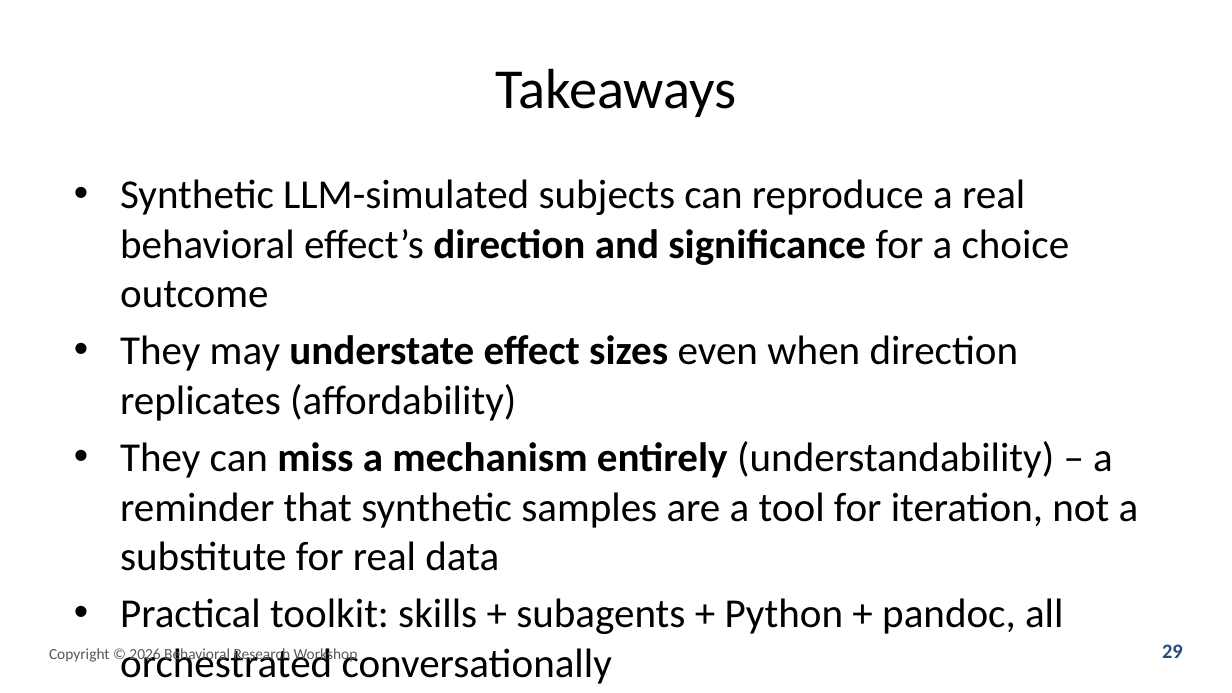
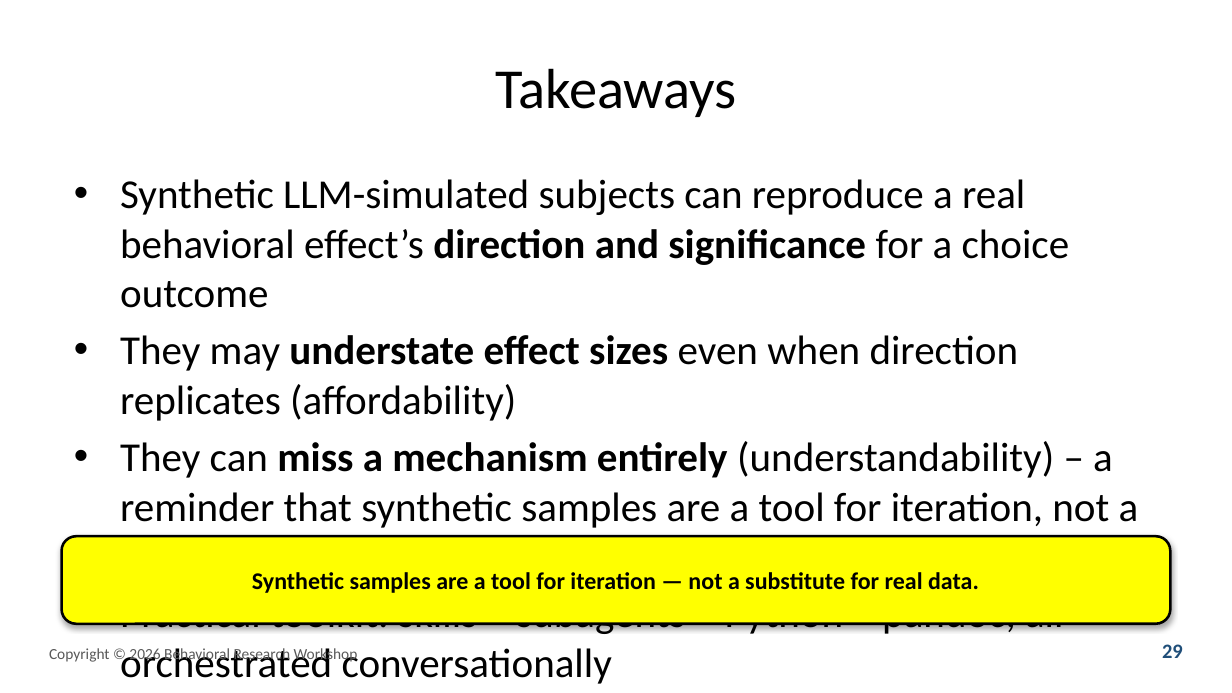
Before and after one commit to prof-stephenshu/behavioral-research-env, a slide deck: slide 29 of presentations/2026-workshop/slides.pptx. Drawn at 1232x693 pixels with LibreOffice and Linux fonts; fonts in the diff are those of the drawing. Boxes give left, top, right and bottom in pixels: in the first picture for what was removed or moved away, otherwise in the second. Text is boxed around its words. In the diff, an @@ line names an element or a change of style, - is before the commit and + after.

Commit message:
Add yellow highlight callout boxes to two punchline slides
Matches the reference deck convention of a bold, bordered yellow box for
a key standalone statement. Applied to the reveal slide (the surprising
match to a real published study) and the takeaways slide (the closing
point that synthetic samples are for iteration, not a substitute for
real data).

Caught and fixed a real python-pptx pitfall along the way: setting only
.height on a placeholder that inherits its size from the slide layout
zeroes out its width, since python-pptx creates a fresh xfrm element
defaulting untouched dimensions to 0. Fixed by capturing left, top, and
width before editing and setting all four dimensions together.
Regenerated slides.pptx from source and reran both post-processing
passes (footer branding, then callouts) to avoid carrying the corrupted
intermediate file forward.

```diff
--- a/presentations/2026-workshop/slides.pptx
+++ b/presentations/2026-workshop/slides.pptx
@@ text "Synthetic LLM-simulated subjects can reproduce ..." rewrapped from bbox=[120, 179, 1139, 634] to bbox=[120, 179, 1139, 684] @@
@@ rounded rectangle added at bbox=[62, 536, 1170, 623], fill #FFFF00, outline #000000 1.5 pt, 14 pt, text #000000, bold @@
+Synthetic samples are a tool for iteration — not a substitute for real data.
```
Also in this commit, not shown: 1 other slide changed, 1 other file.
